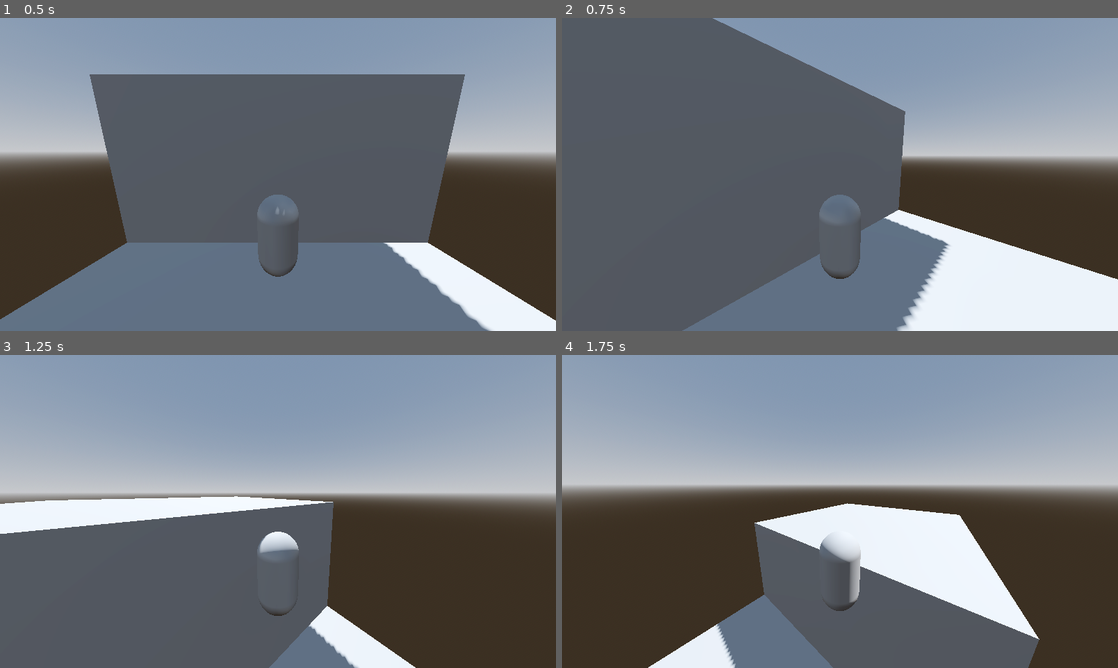
Above: before the commit, frames 1-4 (two rows, left to right).
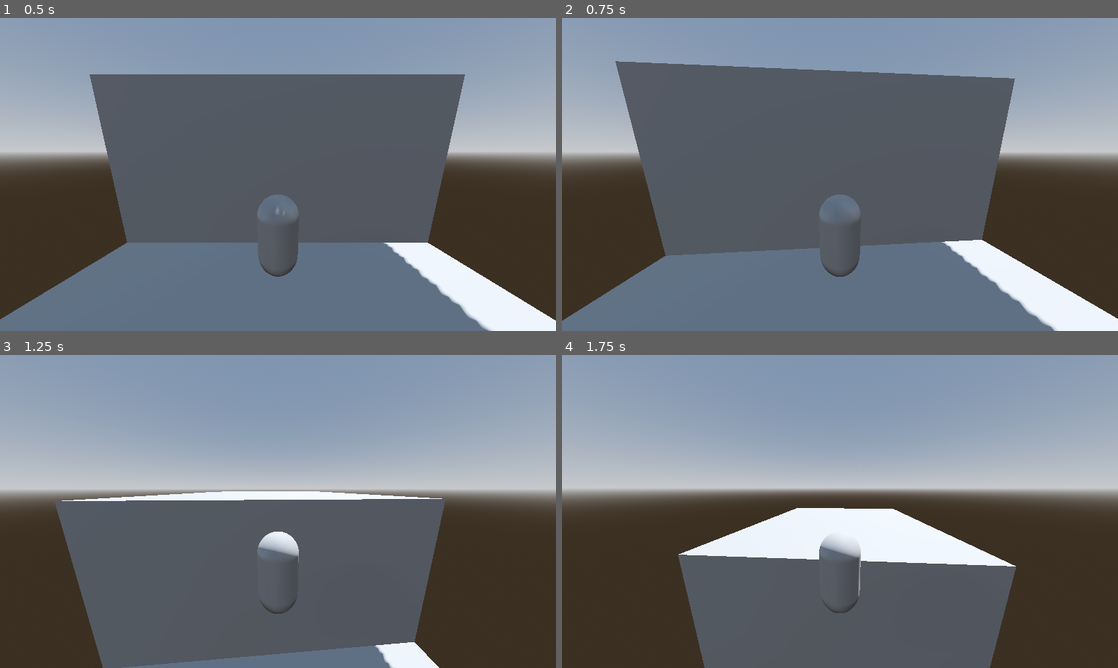
Above: after the commit, the same moments.

Repository: WrongNicholas/godot-game
Game: Godot game, scene res://level.tscn
Same seed, same stepped clock (60 frames per second), same inputs: the game is played once before the commit and once after it.
Inputs (mouse positions are in pixels of both pictures, inside the frame that each line leads up to):
- Up to frame 1 (0.5 s): no input
- Up to frame 2 (0.75 s): move the mouse to (867, 174) at 0.52 s; hold W (move_forward) from 0.53 s (still down); hold Ctrl (decend) from 0.53 s (still down)
- Up to frame 3 (1.25 s): keep holding W (move_forward); keep holding Ctrl (decend); tap Space (jump) at 0.77 s
- Up to frame 4 (1.75 s): keep holding W (move_forward); move the mouse to (812, 511) at 1.27 s; release Ctrl (decend) at 1.28 s; tap Ctrl (decend) at 1.35 s; tap Space (jump) at 1.52 s

Frame 1 is identical in both runs. In frame 2, 39% of the frame differs, in the area x 0-100%, y 0-100%; in frame 3, 23%; in frame 4, 17%.

Commit message:
Update Player.gd
sense change

Diff:
--- a/Player.gd
+++ b/Player.gd
@@ -1,6 +1,6 @@
 extends RigidBody3D
 
-var mouse_sensitivity := 0.005
+var mouse_sensitivity := 0.0005
 var twist_input := 0.0
 var pitch_input := 0.0
 
